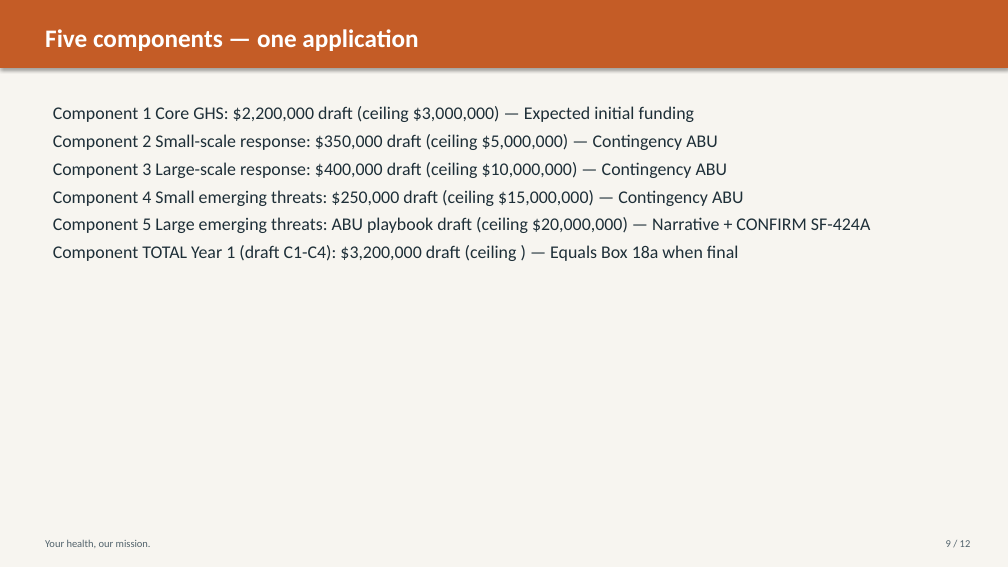
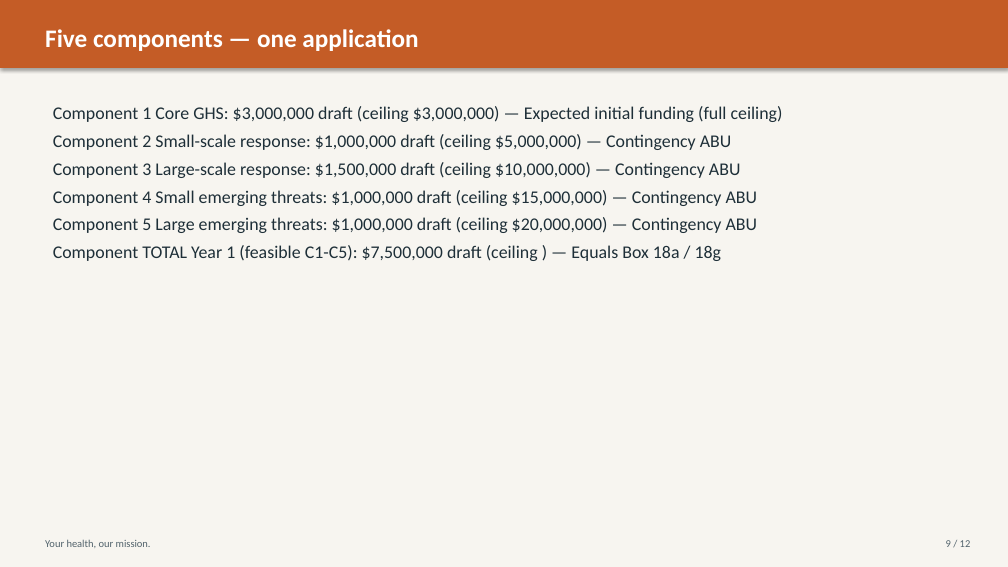
Before and after one commit to WASSWA2624/fairbanks, a slide deck: slide 9 of applications/cdc-ghs-global/documents/cdc-ghs-global_ppt.pptx. Drawn at 1008x567 pixels with LibreOffice and Linux fonts; fonts in the diff are those of the drawing. Boxes give left, top, right and bottom in pixels: in the first picture for what was removed or moved away, otherwise in the second. Text is boxed around its words. In the diff, an @@ line names an element or a change of style, - is before the commit and + after.

Commit message:
Update budget details and add new SF-424 answers PDF for CDC-RFA-JG-26-0056 application
Revise Year 1 budget section in application_answers.md and related scripts to reflect a total federal ask of $7,500,000, with detailed component allocations. Introduce a new PDF document containing fillable answers for the SF-424 form, ensuring compliance with Grants.gov requirements. Update existing documents to align with the revised budget and application details.

```diff
--- a/applications/cdc-ghs-global/documents/cdc-ghs-global_ppt.pptx
+++ b/applications/cdc-ghs-global/documents/cdc-ghs-global_ppt.pptx
@@ text at box(53, 106, 783, 261): text changed @@
-Component 1 Core GHS: $2,200,000 draft (ceiling $3,000,000) — Expected initial funding
-Component 2 Small-scale response: $350,000 draft (ceiling $5,000,000) — Contingency ABU
-Component 3 Large-scale response: $400,000 draft (ceiling $10,000,000) — Contingency ABU
-Component 4 Small emerging threats: $250,000 draft (ceiling $15,000,000) — Contingency ABU
-Component 5 Large emerging threats: ABU playbook draft (ceiling $20,000,000) — Narrative + CONFIRM SF-424A
-Component TOTAL Year 1 (draft C1-C4): $3,200,000 draft (ceiling ) — Equals Box 18a when final
+Component 1 Core GHS: $3,000,000 draft (ceiling $3,000,000) — Expected initial funding (full ceiling)
+Component 2 Small-scale response: $1,000,000 draft (ceiling $5,000,000) — Contingency ABU
+Component 3 Large-scale response: $1,500,000 draft (ceiling $10,000,000) — Contingency ABU
+Component 4 Small emerging threats: $1,000,000 draft (ceiling $15,000,000) — Contingency ABU
+Component 5 Large emerging threats: $1,000,000 draft (ceiling $20,000,000) — Contingency ABU
+Component TOTAL Year 1 (feasible C1-C5): $7,500,000 draft (ceiling ) — Equals Box 18a / 18g
```
Also in this commit, not shown: 2 other slides changed, 9 other files.
